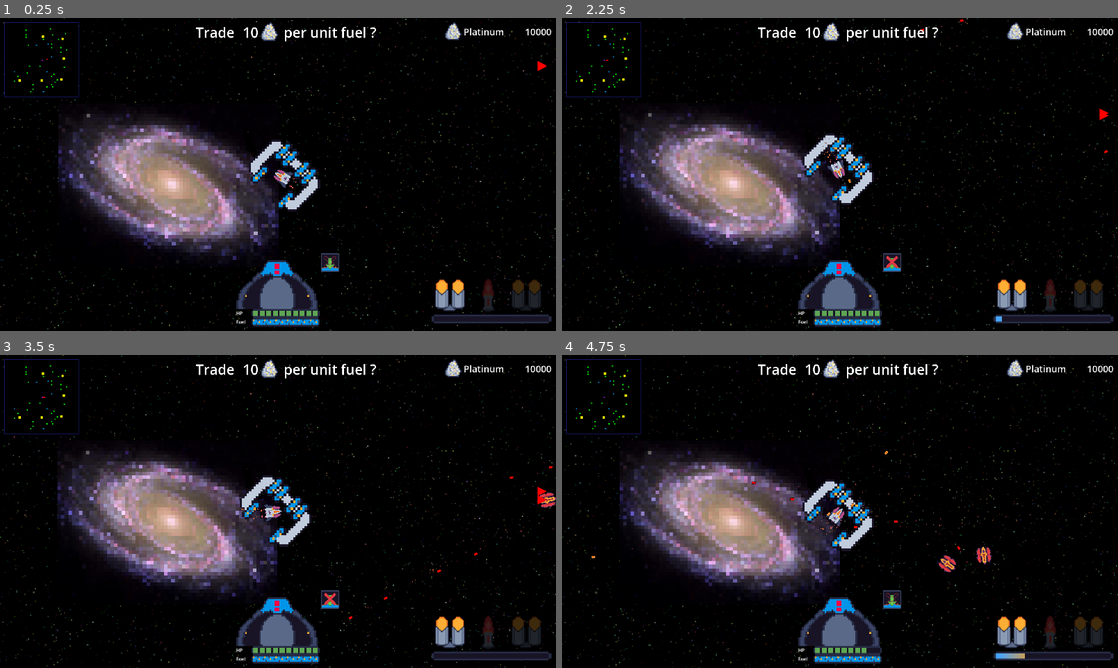
Above: before the commit, frames 1-4 (two rows, left to right).
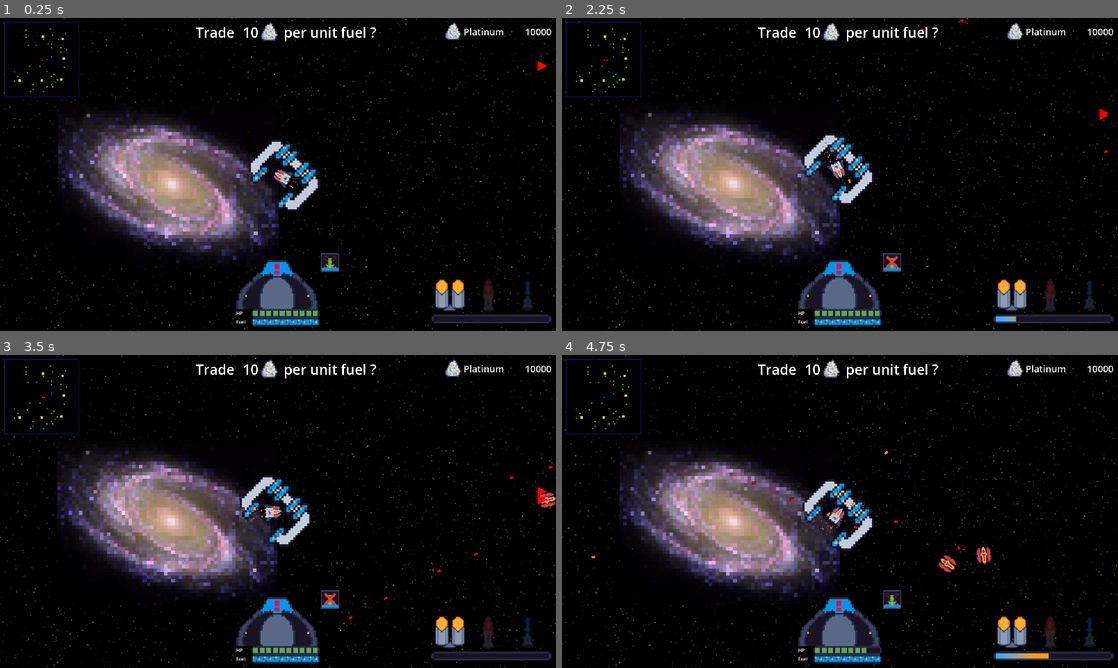
Above: after the commit, the same moments.

Repository: AdithaD/hyper-space-man-dx
Game: Godot game, scene res://main.tscn
Same seed, same stepped clock (60 frames per second), same inputs: the game is played once before the commit and once after it.
Inputs (mouse positions are in pixels of both pictures, inside the frame that each line leads up to):
- Up to frame 1 (0.25 s): no input
- Up to frame 2 (2.25 s): click (890, 290) at 0.5 s; click (890, 290) at 1.25 s; click (890, 290) at 2 s
- Up to frame 3 (3.5 s): tap Enter at 2.75 s; move the mouse to (400, 495) at 2.77 s; hold F (interact) from 2.78 s (still down); tap Space (mine) at 3.05 s
- Up to frame 4 (4.75 s): move the mouse to (728, 527) at 3.52 s; release F (interact) at 3.53 s; tap Space (mine) at 3.6 s; click (728, 527) at 3.8 s; move the mouse to (895, 442) at 4.27 s; press the mouse at (895, 442) at 4.28 s; tap F (interact) at 4.55 s

The runs differ from the first frame. In frame 1, 0.4% of the frame differs, in the area x 92-98%, y 83-94%; in frame 2, 0.4%; in frame 3, 0.4%; in frame 4, 0.5%, in the area x 45-98%, y 45-98%.

Commit message:
added laser + hitscan support

Diff:
--- a/components/hurtbox_component.gd
+++ b/components/hurtbox_component.gd
@@ -1,7 +1,9 @@
 extends Area2D
 class_name HurtboxComponent
 
-@export var health_component : HealthComponent
+@export var health_component: HealthComponent
+
+@onready var hit_particles = $HitParticles.get_children()
 
 func _ready() -> void:
 	area_entered.connect(_on_area_entered)
@@ -11,4 +13,14 @@
 		var hitbox = area as HitboxComponent
 		hitbox.collide(self)
 
-		health_component.take_damage(hitbox.get_damage())
+		take_damage(hitbox.damage)
+
+func take_damage(amount):
+	health_component.take_damage(amount)
+
+	$HurtSound.play()
+	if not hit_particles.is_empty():
+		for hp in hit_particles:
+			if not hp.emitting:
+				hp.emitting = true
+				break
--- a/components/hurtbox_component.tscn
+++ b/components/hurtbox_component.tscn
@@ -1,6 +1,84 @@
-[gd_scene load_steps=2 format=3 uid="uid://cxdx6hkb1rpq"]
+[gd_scene load_steps=10 format=3 uid="uid://cxdx6hkb1rpq"]
 
 [ext_resource type="Script" path="res://components/hurtbox_component.gd" id="1_qs0f4"]
+[ext_resource type="AudioStream" uid="uid://bfbvcyiy4ieuc" path="res://player/sounds/hurt_sound_alt.wav" id="2_r76db"]
+
+[sub_resource type="Gradient" id="Gradient_o44ax"]
+colors = PackedColorArray(0.913031, 0.490712, 0.0671775, 1, 0.686114, 0.0119885, 0.133698, 1)
+
+[sub_resource type="GradientTexture1D" id="GradientTexture1D_pmgun"]
+gradient = SubResource("Gradient_o44ax")
+
+[sub_resource type="Gradient" id="Gradient_mr12q"]
+offsets = PackedFloat32Array(0.318548, 1)
+colors = PackedColorArray(1, 1, 1, 1, 1, 1, 1, 0)
+
+[sub_resource type="GradientTexture1D" id="GradientTexture1D_0jrrn"]
+gradient = SubResource("Gradient_mr12q")
+
+[sub_resource type="Curve" id="Curve_fdvbj"]
+min_value = 1.0
+max_value = 5.0
+_data = [Vector2(0, 5), 0.0, 0.0, 0, 0, Vector2(1, 1), 0.0, 0.0, 0, 0]
+point_count = 2
+
+[sub_resource type="CurveTexture" id="CurveTexture_tws6c"]
+curve = SubResource("Curve_fdvbj")
+
+[sub_resource type="ParticleProcessMaterial" id="ParticleProcessMaterial_skuis"]
+particle_flag_disable_z = true
+spread = 180.0
+initial_velocity_min = 100.0
+initial_velocity_max = 150.0
+gravity = Vector3(0, 0, 0)
+scale_max = 1.5
+scale_curve = SubResource("CurveTexture_tws6c")
+color_ramp = SubResource("GradientTexture1D_0jrrn")
+color_initial_ramp = SubResource("GradientTexture1D_pmgun")
 
 [node name="HurtboxComponent" type="Area2D"]
+collision_layer = 9
 script = ExtResource("1_qs0f4")
+
+[node name="HitParticles" type="Node2D" parent="."]
+
+[node name="HitParticles1" type="GPUParticles2D" parent="HitParticles"]
+emitting = false
+amount = 12
+process_material = SubResource("ParticleProcessMaterial_skuis")
+lifetime = 0.8
+one_shot = true
+explosiveness = 1.0
+randomness = 0.52
+
+[node name="HitParticles2" type="GPUParticles2D" parent="HitParticles"]
+emitting = false
+amount = 12
+process_material = SubResource("ParticleProcessMaterial_skuis")
+lifetime = 0.8
+one_shot = true
+explosiveness = 1.0
+randomness = 0.52
+
+[node name="HitParticles3" type="GPUParticles2D" parent="HitParticles"]
+emitting = false
+amount = 12
+process_material = SubResource("ParticleProcessMaterial_skuis")
+lifetime = 0.8
+one_shot = true
+explosiveness = 1.0
+randomness = 0.52
+
+[node name="HitParticles4" type="GPUParticles2D" parent="HitParticles"]
+emitting = false
+amount = 12
+process_material = SubResource("ParticleProcessMaterial_skuis")
+lifetime = 0.8
+one_shot = true
+explosiveness = 1.0
+randomness = 0.52
+
+[node name="HurtSound" type="AudioStreamPlayer2D" parent="."]
+stream = ExtResource("2_r76db")
+volume_db = 2.0
+attenuation = 0.016176
--- /dev/null
+++ b/components/pickup_component.gd
@@ -0,0 +1,30 @@
+class_name PickupComponent
+extends Node2D
+
+@export var pickup_range: float = 128.0
+@export var must_hold_action: bool = true
+@export var action: StringName = &"interact"
+@export var wait_time: float = 1.0
+
+@onready var player: Player = get_tree().get_first_node_in_group("player")
+
+@onready var timer = $PickupTimer
+@onready var progress_bar = $PickupProgressBar
+
+func _ready() -> void:
+	timer.wait_time = wait_time
+
+func _process(_delta: float) -> void:
+	if not timer.is_stopped():
+		var should_be_held = Input.is_action_pressed(action) or not must_hold_action
+		var in_range = global_position.distance_to(player.global_position) < pickup_range
+		if not should_be_held or not in_range:
+			timer.stop()
+
+func _unhandled_key_input(event: InputEvent) -> void:
+	if event.is_action_pressed(action):
+		if global_position.distance_to(player.global_position) < pickup_range and timer.is_stopped():
+			timer.start()
+
+func connect_to_pickup(callable: Callable):
+	timer.timeout.connect(callable)
--- /dev/null
+++ b/components/pickup_component.tscn
@@ -0,0 +1,29 @@
+[gd_scene load_steps=6 format=3 uid="uid://meqghk35mmsf"]
+
+[ext_resource type="Script" path="res://components/pickup_component.gd" id="1_8wk82"]
+[ext_resource type="Texture2D" uid="uid://byubcpsaimpu3" path="res://gui/progress_bar_under.tres" id="2_xa32r"]
+[ext_resource type="Texture2D" uid="uid://co8nv6fvqw7sg" path="res://gui/progress_bar_over.tres" id="3_xeuhk"]
+[ext_resource type="Texture2D" uid="uid://c8ebvo6vwcner" path="res://gui/progress_bar_fill.tres" id="4_ccsad"]
+[ext_resource type="Script" path="res://player/mine_anchor/timer_bound_progress_bar.gd" id="5_pk8po"]
+
+[node name="PickupComponent" type="Node2D"]
+script = ExtResource("1_8wk82")
+
+[node name="PickupProgressBar" type="TextureProgressBar" parent="." node_paths=PackedStringArray("timer")]
+custom_minimum_size = Vector2(76, 8)
+offset_left = -37.0
+offset_top = -51.0
+offset_right = 39.0
+offset_bottom = -43.0
+nine_patch_stretch = true
+texture_under = ExtResource("2_xa32r")
+texture_over = ExtResource("3_xeuhk")
+texture_progress = ExtResource("4_ccsad")
+script = ExtResource("5_pk8po")
+timer = NodePath("../PickupTimer")
+
+[node name="PickupTimer" type="Timer" parent="."]
+wait_time = 1.5
+one_shot = true
+
+[connection signal="timeout" from="PickupTimer" to="." method="_on_pickup_timer_timeout"]
--- a/enemy/enemy.gd
+++ b/enemy/enemy.gd
@@ -33,7 +33,8 @@
 	var new_shot = ENEMY_SHOT.instantiate()
 	new_shot.global_position = cannon.global_position
 
-	new_shot.set_target(get_global_mouse_position(), Vector2.ZERO)
+	if new_shot.has_method("set_target"):
+		new_shot.set_target(get_global_mouse_position())
 
 	$Shots.add_child(new_shot)
 
@@ -42,7 +43,9 @@
 	shot_count += 1
 
 func _on_health_component_died() -> void:
-	is_dead = true
-	behaviour_tree.enabled = false
+	if not is_dead:
+		is_dead = true
+		behaviour_tree.enabled = false
+		$Sprite2D.play("death")
+		$DeathSound.play()
 	$DeathParticles.emitting = true
-	$Sprite2D.play("death")
--- a/enemy/enemy.tscn
+++ b/enemy/enemy.tscn
@@ -7,6 +7,7 @@
 [ext_resource type="PackedScene" uid="uid://bb47cvyg02i4a" path="res://components/health_component.tscn" id="5_edq0i"]
 [ext_resource type="PackedScene" uid="uid://cxdx6hkb1rpq" path="res://components/hurtbox_component.tscn" id="6_pnprs"]
 [ext_resource type="AudioStream" uid="uid://btxvctrvs0t02" path="res://player/sounds/engine_sustain.wav" id="7_3gnsj"]
+[ext_resource type="AudioStream" uid="uid://d2e025nibsfry" path="res://player/sounds/death.wav" id="7_cattu"]
 [ext_resource type="AudioStream" uid="uid://fxdxno4scui3" path="res://player/sounds/cannon_shot.wav" id="9_gbbys"]
 [ext_resource type="Script" path="res://enemy/Behaviour Tree/BehaviourTree.gd" id="9_punxm"]
 [ext_resource type="Script" path="res://enemy/Behaviour Tree/PriorityBehaviourTreeNode.gd" id="10_ite0q"]
@@ -150,6 +151,11 @@
 
 [node name="CannonShotSound" type="AudioStreamPlayer2D" parent="."]
 stream = ExtResource("9_gbbys")
+attenuation = 4.75683
+
+[node name="DeathSound" type="AudioStreamPlayer2D" parent="."]
+stream = ExtResource("7_cattu")
+attenuation = 0.143588
 
 [node name="ShotTimer" type="Timer" parent="."]
 wait_time = 0.2
@@ -158,7 +164,7 @@
 [node name="HealthComponent" parent="." instance=ExtResource("5_edq0i")]
 
 [node name="HurtboxComponent" parent="." node_paths=PackedStringArray("health_component") instance=ExtResource("6_pnprs")]
-collision_layer = 4
+collision_layer = 12
 collision_mask = 3
 health_component = NodePath("../HealthComponent")
 
--- a/main.tscn
+++ b/main.tscn
@@ -23,7 +23,7 @@
 [ext_resource type="Script" path="res://gui/enemy_radar.gd" id="13_pc41l"]
 [ext_resource type="Script" path="res://gui/weapon_gui.gd" id="16_cnfgi"]
 [ext_resource type="Texture2D" uid="uid://c18l6140imaie" path="res://gui/heat_bar/heat_bar.png" id="16_e7ib6"]
-[ext_resource type="Texture2D" uid="uid://cuakj7vnl5js2" path="res://gui/weapons/double_gun_icon.tres" id="16_ykoqb"]
+[ext_resource type="Texture2D" uid="uid://cuakj7vnl5js2" path="res://player/weapons/icons/double_gun_icon.tres" id="16_ykoqb"]
 [ext_resource type="Script" path="res://gui/weapon_slot.gd" id="17_kku5o"]
 [ext_resource type="Texture2D" uid="uid://37ifevu1tidw" path="res://minerals/platinum.png" id="21_77f25"]
 [ext_resource type="Script" path="res://gui/prompt.gd" id="21_w63j5"]
--- a/player/mine_anchor.gd
+++ b/player/mine_anchor.gd
@@ -23,27 +23,15 @@
 @onready var player: Player = get_tree().get_first_node_in_group("player")
 
 @onready var sprite: AnimatedSprite2D = $AnimatedSprite2D
-@onready var pickup_timer: Timer = $PickupTimer
+@onready var pickup_component: PickupComponent = $PickupComponent
 @onready var mine_tick_timer: Timer = $MineTickTimer
 
 func _ready() -> void:
 	activate()
 
 	$MineralInventoryGUI.set_mineral_inventory(mineral_inventory)
-
-	pickup_timer.timeout.connect(pickup.emit)
-
+	pickup_component.connect_to_pickup(pickup.emit)
 	mine_tick_timer.timeout.connect(do_mine_tick)
-
-func _process(_delta: float) -> void:
-	if not pickup_timer.is_stopped():
-		if not Input.is_action_pressed("mine") or global_position.distance_to(player.global_position) > pickup_radius:
-			pickup_timer.stop()
-
-func _unhandled_key_input(event: InputEvent) -> void:
-	if event.is_action_pressed("mine"):
-		if global_position.distance_to(player.global_position) < pickup_radius and pickup_timer.is_stopped():
-			pickup_timer.start()
 
 func activate():
 	sprite.rotation_enabled = false
@@ -87,9 +75,6 @@
 	is_broken = true
 	mineral_inventory = MineralInventory.new()
 
-func start_pickup_timer():
-	$PickupTimer.start()
-
 func _on_health_component_health_changed(_amount: int, health: int, maximum_health: int) -> void:
 	%HealthBar.segments = maximum_health
 	%HealthBar.value = health
--- a/player/mine_anchor/mine_anchor.tscn
+++ b/player/mine_anchor/mine_anchor.tscn
@@ -1,6 +1,7 @@
-[gd_scene load_steps=30 format=3 uid="uid://djatwe46ey201"]
+[gd_scene load_steps=29 format=3 uid="uid://djatwe46ey201"]
 
 [ext_resource type="Script" path="res://player/mine_anchor.gd" id="1_pbogc"]
+[ext_resource type="PackedScene" uid="uid://meqghk35mmsf" path="res://components/pickup_component.tscn" id="2_mat0r"]
 [ext_resource type="Texture2D" uid="uid://nvlka8ych176" path="res://player/mining_drone-sheet.png" id="2_vl4ha"]
 [ext_resource type="Script" path="res://utils/rotating_sprite.gd" id="3_mbq1v"]
 [ext_resource type="Script" path="res://components/health_component.gd" id="4_nyy14"]
@@ -9,8 +10,6 @@
 [ext_resource type="Script" path="res://gui/SegmentedProgressBar.gd" id="7_jyq82"]
 [ext_resource type="Texture2D" uid="uid://co8nv6fvqw7sg" path="res://gui/progress_bar_over.tres" id="8_7jnmf"]
 [ext_resource type="PackedScene" uid="uid://xl7b54jgi31t" path="res://utils/player_interact_area.tscn" id="8_ut81t"]
-[ext_resource type="Texture2D" uid="uid://c8ebvo6vwcner" path="res://gui/progress_bar_fill.tres" id="9_1agpl"]
-[ext_resource type="Script" path="res://player/mine_anchor/timer_bound_progress_bar.gd" id="10_rb17h"]
 [ext_resource type="Script" path="res://gui/mineral_inventory_gui.gd" id="12_ui8vi"]
 [ext_resource type="PackedScene" uid="uid://ckkl8j31heqfg" path="res://gui/mineral_inventory/mineral_inventory_item_gui_small.tscn" id="13_mib7h"]
 
@@ -128,6 +127,9 @@
 position = Vector2(207, 144)
 script = ExtResource("1_pbogc")
 
+[node name="PickupComponent" parent="." instance=ExtResource("2_mat0r")]
+wait_time = 1.5
+
 [node name="AnimatedSprite2D" type="AnimatedSprite2D" parent="."]
 rotation = 1.79594
 scale = Vector2(2, 2)
@@ -203,27 +205,10 @@
 texture = ExtResource("8_7jnmf")
 stretch_mode = 4
 
-[node name="PickupProgressBar" type="TextureProgressBar" parent="." node_paths=PackedStringArray("timer")]
-custom_minimum_size = Vector2(76, 8)
-offset_left = -37.0
-offset_top = -51.0
-offset_right = 39.0
-offset_bottom = -43.0
-nine_patch_stretch = true
-texture_under = ExtResource("6_s34o7")
-texture_over = ExtResource("8_7jnmf")
-texture_progress = ExtResource("9_1agpl")
-script = ExtResource("10_rb17h")
-timer = NodePath("../PickupTimer")
-
 [node name="PlayerInteractArea" parent="." instance=ExtResource("8_ut81t")]
 
 [node name="CollisionShape2D" type="CollisionShape2D" parent="PlayerInteractArea"]
 shape = SubResource("CircleShape2D_3cak3")
-
-[node name="PickupTimer" type="Timer" parent="."]
-wait_time = 1.5
-one_shot = true
 
 [node name="MineTickTimer" type="Timer" parent="."]
 
--- a/player/player.tscn
+++ b/player/player.tscn
@@ -10,6 +10,8 @@
 [ext_resource type="AudioStream" uid="uid://bysiyxxx3rsfd" path="res://player/sounds/engine_jolt.wav" id="5_cpwju"]
 [ext_resource type="Resource" uid="uid://b1txmy5n7crai" path="res://player/weapons/missile.tres" id="5_tuqcu"]
 [ext_resource type="AudioStream" uid="uid://btxvctrvs0t02" path="res://player/sounds/engine_sustain.wav" id="6_fatdb"]
+[ext_resource type="Script" path="res://player/ray_shooter.gd" id="6_la5jd"]
+[ext_resource type="Resource" uid="uid://p71bsip243lr" path="res://player/weapons/laser.tres" id="6_utjo4"]
 [ext_resource type="AudioStream" uid="uid://dja57jk2rq1h1" path="res://player/sounds/cooloff.wav" id="6_ygi07"]
 [ext_resource type="AudioStream" uid="uid://eau201gxxt64" path="res://player/sounds/anti_gravity_on.wav" id="7_gekea"]
 [ext_resource type="AudioStream" uid="uid://fxdxno4scui3" path="res://player/sounds/cannon_shot.wav" id="7_q38qb"]
@@ -74,8 +76,12 @@
 motion_mode = 1
 script = ExtResource("1_utgdb")
 ship_engine = SubResource("Resource_84uqs")
-weapons = Array[ExtResource("3_yws57")]([ExtResource("4_hu4rs"), ExtResource("5_tuqcu")])
+weapons = Array[ExtResource("3_yws57")]([ExtResource("4_hu4rs"), ExtResource("5_tuqcu"), ExtResource("6_utjo4")])
 cannon_points = [NodePath("CannonPoint1"), NodePath("CannonPoint2")]
+
+[node name="RayShooter" type="Node2D" parent="."]
+script = ExtResource("6_la5jd")
+ray_color = Color(0.25, 0.6875, 1, 1)
 
 [node name="EngineParticles1" type="GPUParticles2D" parent="."]
 position = Vector2(-21, 12)
--- /dev/null
+++ b/player/ray_shooter.gd
@@ -0,0 +1,43 @@
+extends Node2D
+
+@export var ray_color: Color
+@export var ray_width: int = 4
+@export var ray_length: float = 16
+
+class Ray:
+	var origin: Vector2
+	var destination: Vector2
+
+	var ratio = 0.0
+
+	func _init(p_origin: Vector2, p_destination: Vector2):
+		origin = p_origin
+		destination = p_destination
+
+		ratio = 0.0
+
+	func draw(canvas: Node2D, length, color, width=1.0) -> void:
+		var dir = origin.direction_to(destination)
+
+		var start = lerp(origin, destination - dir * length, ratio)
+		var end = lerp(origin + dir * length, destination, ratio)
+
+		canvas.draw_line(canvas.to_local(start), canvas.to_local(end), color, width)
+
+var rays: Array[Ray] = []
+
+func _process(_delta: float) -> void:
+	if not rays.is_empty():
+		queue_redraw()
+
+func _draw() -> void:
+	for ray in rays:
+		ray.draw(self, ray_length, ray_color, ray_width)
+
+func shoot_ray(origin: Vector2, destination: Vector2, duration: float=0.6) -> void:
+	var new_ray = Ray.new(origin, destination)
+	rays.append(new_ray)
+
+	var tween = create_tween()
+	tween.tween_property(new_ray, "ratio", 1.0, duration)
+	tween.tween_callback(rays.erase.bind(new_ray))
--- a/player/scripts/player.gd
+++ b/player/scripts/player.gd
@@ -158,24 +158,47 @@
 	# select cannon point
 	var cannon = cannon_points[shot_count % cannon_points.size()]
 
-	# fire shot
-	var new_shot = current_weapon.instantiate_shot()
-	new_shot.global_position = cannon.global_position
+	if current_weapon.is_hitscan:
+		_shoot_hitscan(current_weapon, global_position, get_global_mouse_position())
+	else:
+		_shoot_projectile(current_weapon, cannon.global_position, get_global_mouse_position())
+	$CannonShotSound.play()
+	$Camera2D.add_trauma(current_weapon.shot_trauma)
+
+	$ShotTimer.start()
+
+	_add_heat(current_weapon.heat_per_shot)
+	shot_count += 1
+
+func _shoot_projectile(weapon: PlayerWeapon, origin: Vector2, mouse_position: Vector2) -> void:
+	var new_shot = weapon.instantiate_shot()
+	new_shot.global_position = origin
 	new_shot.global_rotation = global_rotation
 
 	if new_shot.has_method("set_target"):
-		new_shot.set_target(get_global_mouse_position(), velocity)
+		new_shot.set_target(mouse_position)
+
+	if new_shot.has_method("set_inherited_velocity"):
+		new_shot.set_inherited_velocity(velocity)
 
 	$Shots.add_child(new_shot)
 
-	$CannonShotSound.play()
-	$Camera2D.add_trauma(0.15)
-
-	$ShotTimer.start()
-
-	_add_heat(current_weapon.heat_per_shot)
-
-	shot_count += 1
+func _shoot_hitscan(weapon: PlayerWeapon, origin: Vector2, mouse_position: Vector2) -> void:
+	var dss = get_world_2d().direct_space_state
+
+	var destination = origin.direction_to(mouse_position) * 2000 + origin
+	var query = PhysicsRayQueryParameters2D.create(origin, destination, 0b1000)
+	query.collide_with_bodies = false
+	query.collide_with_areas = true
+
+	var collision: Dictionary = dss.intersect_ray(query)
+
+	$RayShooter.shoot_ray(origin, destination, 0.3)
+	prints(origin, destination, collision)
+	if collision:
+		var hurtbox = collision.collider as HurtboxComponent
+		hurtbox.take_damage(weapon.weapon_damage)
+		print(hurtbox)
 
 func deploy_mine_anchor():
 	# instantiate
@@ -227,7 +250,9 @@
 	died.emit()
 
 func _on_health_component_died() -> void:
-	queue_death()
+	if not is_dead:
+		queue_death()
 
 func _on_overspeed_timer_timeout() -> void:
-	queue_death()
+	if not is_dead:
+		queue_death()
--- a/player/scripts/player_missile_shot.gd
+++ b/player/scripts/player_missile_shot.gd
@@ -37,5 +37,9 @@
 	if _timer > lifetime:
 		queue_free()
 
+func set_target(_new_target: Vector2):
+	pass
+func set_damage(damage: int) -> void:
+	$Hitbox.damage = damage
 func _on_hitbox_collided(_hurtbox: HurtboxComponent) -> void:
 	queue_free()
--- a/player/scripts/player_shot.gd
+++ b/player/scripts/player_shot.gd
@@ -6,22 +6,27 @@
 @export var lifetime = 10.0
 
 var dir: Vector2
-var base_velocity: Vector2 = Vector2.ZERO;
+var inherited_velocity: Vector2 = Vector2.ZERO;
 var local_speed: float = 0.0;
 
 var _timer = 0.0
 
-func set_target(new_target: Vector2, new_base_velocity: Vector2):
+func set_target(new_target: Vector2):
 	target = new_target
-	base_velocity = new_base_velocity
 	dir = global_position.direction_to(target)
 	look_at(target)
+
+func set_damage(damage: int) -> void:
+	$Hitbox.damage = damage
+
+func set_inherited_velocity(velocity: Vector2) -> void:
+	inherited_velocity = velocity
 
 func _physics_process(delta: float) -> void:
 	local_speed += acceleration * delta
 	local_speed = min(speed, local_speed)
 
-	position += (dir * local_speed + base_velocity) * delta
+	position += (dir * local_speed + inherited_velocity) * delta
 
 	_timer += delta
 	if _timer > lifetime:
--- a/player/scripts/player_weapon.gd
+++ b/player/scripts/player_weapon.gd
@@ -1,16 +1,21 @@
 extends Resource
 class_name PlayerWeapon
 
-@export var weapon_name : String = "Weapon Name"
-@export var weapon_icon : Texture2D
+@export var weapon_name: String = "Weapon Name"
+@export var weapon_icon: Texture2D
 
-@export var weapon_shot_scene : PackedScene
+@export var weapon_shot_scene: PackedScene
+@export var is_hitscan: bool = false
+
+@export var weapon_damage: int
 
 # cooldown between shots of the weapon
 @export var shot_cooldown = 1.0
 
 @export var heat_per_shot = 10.0
+@export var shot_trauma = 0.1
 
 func instantiate_shot() -> Node:
 	var shot = weapon_shot_scene.instantiate()
+	shot.set_damage(weapon_damage)
 	return shot
--- a/player/weapons/double_gun.tres
+++ b/player/weapons/double_gun.tres
@@ -1,13 +1,16 @@
 [gd_resource type="Resource" script_class="PlayerWeapon" load_steps=4 format=3 uid="uid://bp8nshg7giykd"]
 
 [ext_resource type="Script" path="res://player/scripts/player_weapon.gd" id="1_eyipu"]
-[ext_resource type="Texture2D" uid="uid://cuakj7vnl5js2" path="res://gui/weapons/double_gun_icon.tres" id="2_r12gg"]
+[ext_resource type="Texture2D" uid="uid://cuakj7vnl5js2" path="res://player/weapons/icons/double_gun_icon.tres" id="2_gv5ry"]
 [ext_resource type="PackedScene" uid="uid://c7rysefc0f1k0" path="res://player/weapons/double_gun_shot.tscn" id="3_8r5kd"]
 
 [resource]
 script = ExtResource("1_eyipu")
 weapon_name = "Weapon Name"
-weapon_icon = ExtResource("2_r12gg")
+weapon_icon = ExtResource("2_gv5ry")
 weapon_shot_scene = ExtResource("3_8r5kd")
-shot_cooldown = 0.2
-heat_per_shot = 10.0
+is_hitscan = false
+weapon_damage = 3
+shot_cooldown = 0.4
+heat_per_shot = 15.0
+shot_trauma = 0.15
--- a/gui/weapons/double_gun_icon.tres
+++ b/player/weapons/icons/double_gun_icon.tres
@@ -1,6 +1,6 @@
 [gd_resource type="AtlasTexture" load_steps=2 format=3 uid="uid://cuakj7vnl5js2"]
 
-[ext_resource type="Texture2D" uid="uid://k5ekfyrphp7d" path="res://gui/weapons/weapon_icons.png" id="1_cj0y1"]
+[ext_resource type="Texture2D" uid="uid://k5ekfyrphp7d" path="res://player/weapons/icons/weapon_icons.png" id="1_cj0y1"]
 
 [resource]
 atlas = ExtResource("1_cj0y1")
--- /dev/null
+++ b/player/weapons/icons/laser.tres
@@ -0,0 +1,7 @@
+[gd_resource type="AtlasTexture" load_steps=2 format=3 uid="uid://db5oblw47ly30"]
+
+[ext_resource type="Texture2D" uid="uid://k5ekfyrphp7d" path="res://player/weapons/icons/weapon_icons.png" id="1_6q4x1"]
+
+[resource]
+atlas = ExtResource("1_6q4x1")
+region = Rect2(0, 64, 32, 32)
--- a/gui/weapons/missile_icon.tres
+++ b/player/weapons/icons/missile_icon.tres
@@ -1,6 +1,6 @@
 [gd_resource type="AtlasTexture" load_steps=2 format=3 uid="uid://ctpgguromxsdn"]
 
-[ext_resource type="Texture2D" uid="uid://k5ekfyrphp7d" path="res://gui/weapons/weapon_icons.png" id="1_f2lc8"]
+[ext_resource type="Texture2D" uid="uid://k5ekfyrphp7d" path="res://player/weapons/icons/weapon_icons.png" id="1_f2lc8"]
 
 [resource]
 atlas = ExtResource("1_f2lc8")
--- /dev/null
+++ b/player/weapons/laser.tres
@@ -0,0 +1,14 @@
+[gd_resource type="Resource" script_class="PlayerWeapon" load_steps=3 format=3 uid="uid://p71bsip243lr"]
+
+[ext_resource type="Script" path="res://player/scripts/player_weapon.gd" id="1_mv8bd"]
+[ext_resource type="Texture2D" uid="uid://db5oblw47ly30" path="res://player/weapons/icons/laser.tres" id="2_nujmu"]
+
+[resource]
+script = ExtResource("1_mv8bd")
+weapon_name = "Laser"
+weapon_icon = ExtResource("2_nujmu")
+is_hitscan = true
+weapon_damage = 1
+shot_cooldown = 0.2
+heat_per_shot = 10.0
+shot_trauma = 0.05
--- a/player/weapons/missile.tres
+++ b/player/weapons/missile.tres
@@ -1,13 +1,16 @@
 [gd_resource type="Resource" script_class="PlayerWeapon" load_steps=4 format=3 uid="uid://b1txmy5n7crai"]
 
 [ext_resource type="Script" path="res://player/scripts/player_weapon.gd" id="1_gnkby"]
-[ext_resource type="Texture2D" uid="uid://ctpgguromxsdn" path="res://gui/weapons/missile_icon.tres" id="2_hussx"]
+[ext_resource type="Texture2D" uid="uid://ctpgguromxsdn" path="res://player/weapons/icons/missile_icon.tres" id="2_sa84b"]
 [ext_resource type="PackedScene" uid="uid://11rwbkf8imfj" path="res://player/weapons/missile_shot.tscn" id="3_ymghv"]
 
 [resource]
 script = ExtResource("1_gnkby")
 weapon_name = "Weapon Name"
-weapon_icon = ExtResource("2_hussx")
+weapon_icon = ExtResource("2_sa84b")
 weapon_shot_scene = ExtResource("3_ymghv")
+is_hitscan = false
+weapon_damage = 0
 shot_cooldown = 1.0
 heat_per_shot = 50.0
+shot_trauma = 1.0
--- a/project.godot
+++ b/project.godot
@@ -76,6 +76,7 @@
 2d_physics/layer_1="environment"
 2d_physics/layer_2="player"
 2d_physics/layer_3="enemies"
+2d_physics/layer_4="hurtbox"
 
 [rendering]
 
Not shown: 1 places in enemy/enemy.tscn that only renumber resources
Binary file removed: gui/weapons/weapon_icons.png
Not shown: 1 places in player/player.tscn that only renumber resources
Not shown, added: player/sounds/hurt_sound.wav.import
Not shown, added: player/sounds/hurt_sound_alt.wav.import
Binary file added: player/weapons/icons/weapon_icons.png
Not shown, changed: player/weapons/icons/weapon_icons.png.import
Not shown, added: player/sounds/hurt_sound.wav
Not shown, added: player/sounds/hurt_sound_alt.wav
